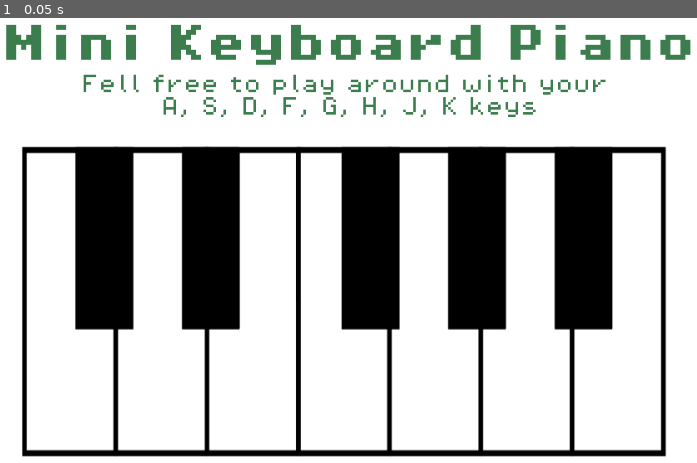
Above: before the commit, frame 1.
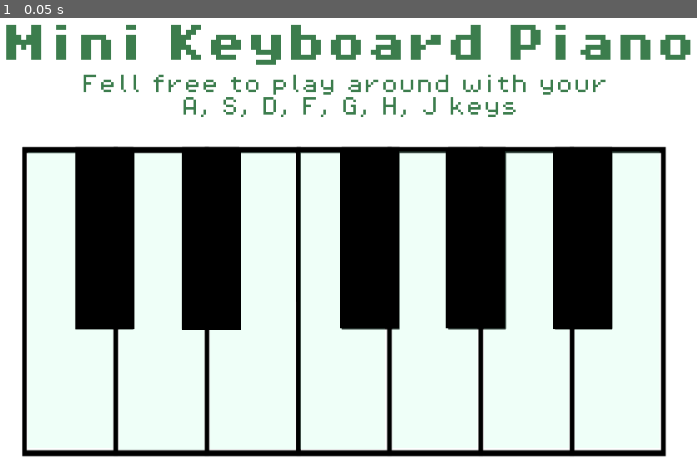
Above: after the commit, the same moment.

Repository: anpham09/Mini-Keyboard-Piano
Game: Godot game, scene res://scenes/main.tscn
Two runs of this game, one before a commit and one after it. Both use one fixed random seed, a clock stepped at 60 frames per second and the inputs below. The project has no main scene, so this scene is started directly.
Inputs:
- Up to frame 1 (0.05 s): no input

The runs differ from the first frame. In frame 1, 1.9% of the frame differs, in the area x 4-95%, y 17-97%.

Commit message:
remove .godot path

Diff:
--- a/scenes/main.tscn
+++ b/scenes/main.tscn
@@ -43,5 +43,103 @@
 theme_override_fonts/font = ExtResource("3_jyhfs")
 theme_override_font_sizes/font_size = 24
 text = "Fell free to play around with your
-A, S, D, F, G, H, J, K keys"
+A, S, D, F, G, H, J keys"
 horizontal_alignment = 1
+
+[node name="Keys" type="Control" parent="."]
+anchors_preset = 0
+offset_right = 40.0
+offset_bottom = 40.0
+
+[node name="A" type="ColorRect" parent="Keys"]
+layout_mode = 0
+offset_left = 102.0
+offset_top = 166.0
+offset_right = 204.0
+offset_bottom = 522.0
+color = Color(0.58431375, 0.98039216, 0.80784315, 0.14901961)
+
+[node name="S" type="ColorRect" parent="Keys"]
+layout_mode = 0
+offset_left = 212.0
+offset_top = 167.0
+offset_right = 314.0
+offset_bottom = 524.0
+color = Color(0.58431375, 0.98039216, 0.80784315, 0.14901961)
+
+[node name="D" type="ColorRect" parent="Keys"]
+layout_mode = 0
+offset_left = 321.0
+offset_top = 166.0
+offset_right = 423.0
+offset_bottom = 523.0
+color = Color(0.58431375, 0.98039216, 0.80784315, 0.14901961)
+
+[node name="F" type="ColorRect" parent="Keys"]
+layout_mode = 0
+offset_left = 429.0
+offset_top = 166.0
+offset_right = 531.0
+offset_bottom = 523.0
+color = Color(0.58431375, 0.98039216, 0.80784315, 0.14901961)
+
+[node name="G" type="ColorRect" parent="Keys"]
+layout_mode = 0
+offset_left = 540.0
+offset_top = 165.0
+offset_right = 642.0
+offset_bottom = 522.0
+color = Color(0.58431375, 0.98039216, 0.80784315, 0.14901961)
+
+[node name="H" type="ColorRect" parent="Keys"]
+layout_mode = 0
+offset_left = 650.0
+offset_top = 165.0
+offset_right = 752.0
+offset_bottom = 522.0
+color = Color(0.58431375, 0.98039216, 0.80784315, 0.14901961)
+
+[node name="J" type="ColorRect" parent="Keys"]
+layout_mode = 0
+offset_left = 759.0
+offset_top = 165.0
+offset_right = 861.0
+offset_bottom = 522.0
+color = Color(0.58431375, 0.98039216, 0.80784315, 0.14901961)
+
+[node name="Black Notes" type="Node" parent="."]
+
+[node name="1" type="ColorRect" parent="Black Notes"]
+offset_left = 159.0
+offset_top = 165.0
+offset_right = 230.0
+offset_bottom = 379.0
+color = Color(0, 0, 0, 1)
+
+[node name="2" type="ColorRect" parent="Black Notes"]
+offset_left = 287.0
+offset_top = 166.0
+offset_right = 358.0
+offset_bottom = 380.0
+color = Color(0, 0, 0, 1)
+
+[node name="3" type="ColorRect" parent="Black Notes"]
+offset_left = 477.0
+offset_top = 164.0
+offset_right = 548.0
+offset_bottom = 378.0
+color = Color(0, 0, 0, 1)
+
+[node name="4" type="ColorRect" parent="Black Notes"]
+offset_left = 604.0
+offset_top = 164.0
+offset_right = 675.0
+offset_bottom = 378.0
+color = Color(0, 0, 0, 1)
+
+[node name="5" type="ColorRect" parent="Black Notes"]
+offset_left = 733.0
+offset_top = 165.0
+offset_right = 804.0
+offset_bottom = 379.0
+color = Color(0, 0, 0, 1)
Not shown, added: .gitignore
